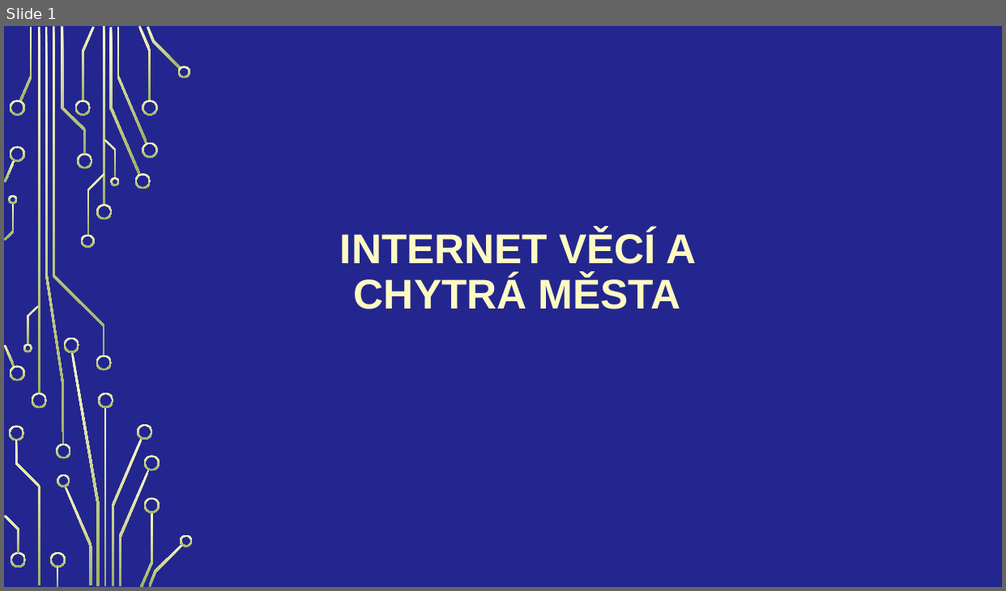
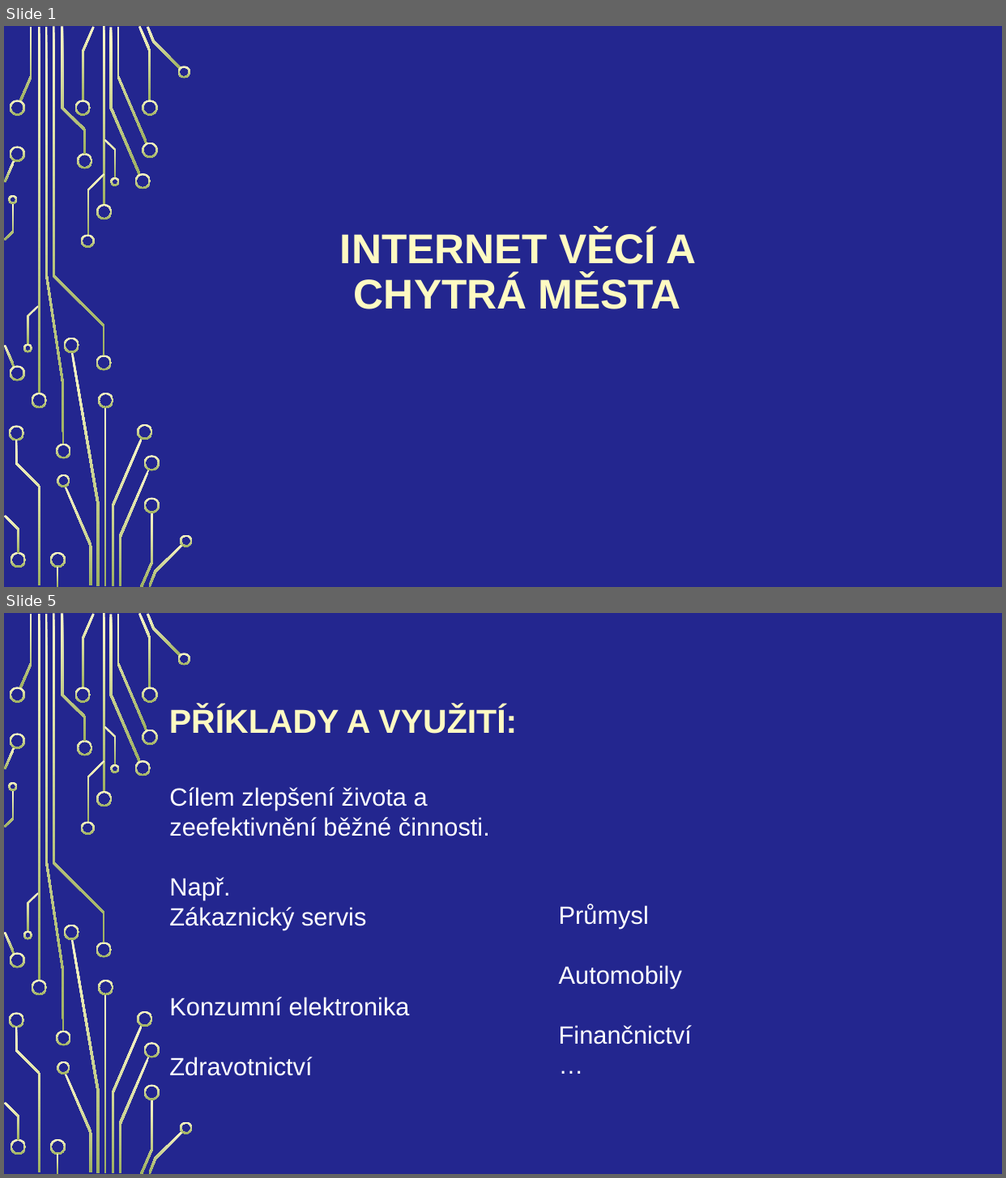
Before and after one commit to Vojta2809/Internet-v-c-a-chytr-m-sta, a slide deck: langsadl.pptx. Shown one above the other, each under a label of ours: slide 1 before the commit, slides 1 and 5 after it; the slides between them are not shown. The pictures are 1006x591 and 1006x1178 pixels, drawn with LibreOffice and Linux fonts; fonts in the diff are those of the drawing; background and template pictures are left out. Boxes give left, top, right and bottom in pixels: in the first picture for what was removed or moved away, otherwise in the second. Text is boxed around its words. In the diff, an @@ line names an element or a change of style, - is before the commit and + after.

```diff
--- a/langsadl.pptx
+++ b/langsadl.pptx
@@ slide 5 added at bbox=[4, 613, 1002, 1174], background picture (left out); not listed: 54 template elements that a slide beside it also shows @@
@@ title added at bbox=[169, 706, 517, 734], 32 pt, text #FEFAC2, bold @@
+PŘÍKLADY A VYUŽITÍ:
@@ text added at bbox=[169, 787, 490, 1076], 24 pt, text #FFFFFF @@
+Cílem zlepšení života a zeefektivnění běžné činnosti.
+Např.
+Zákaznický servis
+Konzumní elektronika
+Zdravotnictví
@@ text added at bbox=[559, 905, 692, 1045], 24 pt, text #FFFFFF @@
+Průmysl
+Automobily
+Finančnictví
+…
```
Also in this commit, not shown: 1 slide changed, 4 other slides added, 5 slides removed.
